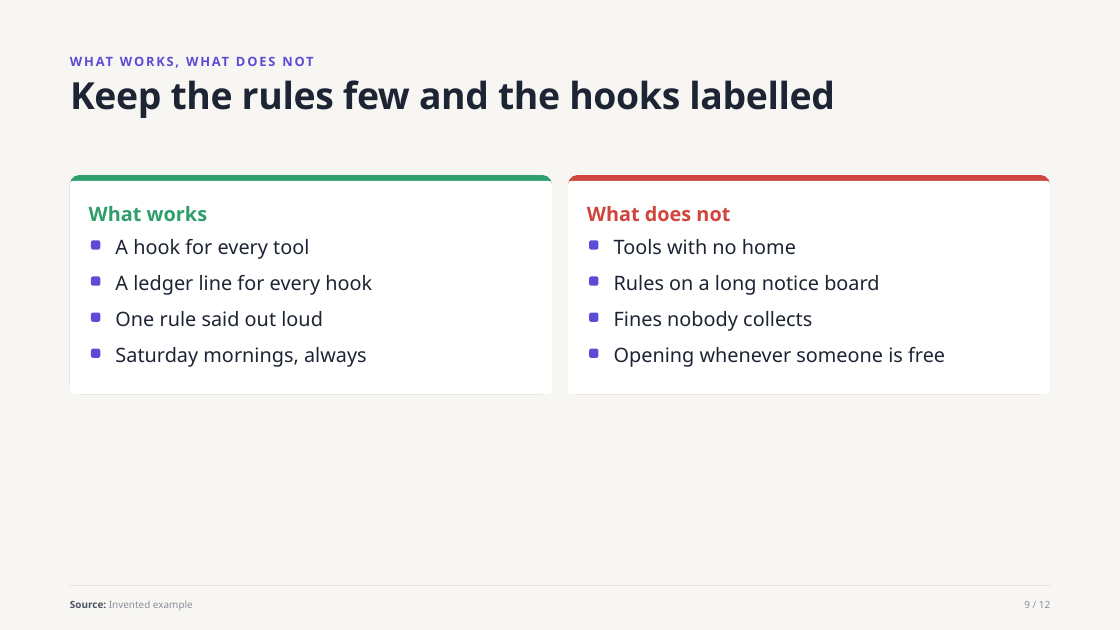
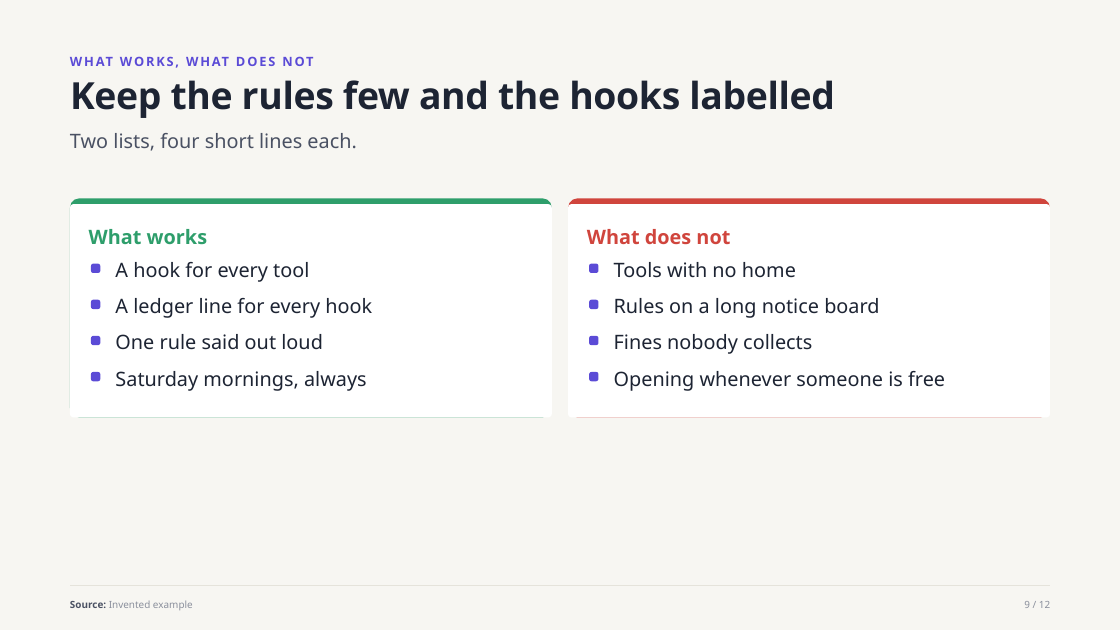
Before and after one commit to witt3rd/publishing, a slide deck: slide 9 of docs/samples/house-style-explainer-v1.pptx. Drawn at 1120x630 pixels with LibreOffice and Linux fonts; fonts in the diff are those of the drawing. Boxes give left, top, right and bottom in pixels: in the first picture for what was removed or moved away, otherwise in the second. Text is boxed around its words. In the diff, an @@ line names an element or a change of style, - is before the commit and + after.

Commit message:
Explainer: section title gap, source label contrast, sub lines, six-card sample (#46)

```diff
--- a/docs/samples/house-style-explainer-v1.pptx
+++ b/docs/samples/house-style-explainer-v1.pptx
@@ text added at (70, 133, 356, 151), 17 pt, text #4A5163 @@
+Two lists, four short lines each.
@@ 10 texts, 4 rounded rectangles: place and size @@
-10 texts, 4 rounded rectangles at (70, 175, 1050, 394)
+10 texts, 4 rounded rectangles at (70, 198, 1050, 418)
@@ rounded rectangle: place and size @@
-rounded rectangle at (91, 276, 100, 286)
+rounded rectangle at (91, 264, 100, 273)
@@ rounded rectangle: place and size @@
-rounded rectangle at (589, 276, 598, 286)
+rounded rectangle at (589, 264, 598, 273)
@@ 4 rounded rectangles: place and size @@
-4 rounded rectangles at (91, 313, 598, 358)
+4 rounded rectangles at (91, 300, 598, 345)
@@ rounded rectangle: place and size @@
-rounded rectangle at (91, 240, 100, 250)
+rounded rectangle at (91, 372, 100, 381)
@@ rounded rectangle: place and size @@
-rounded rectangle at (589, 240, 598, 250)
+rounded rectangle at (589, 372, 598, 381)
```
Also in this commit, not shown: 6 other slides changed, 5 other files.
